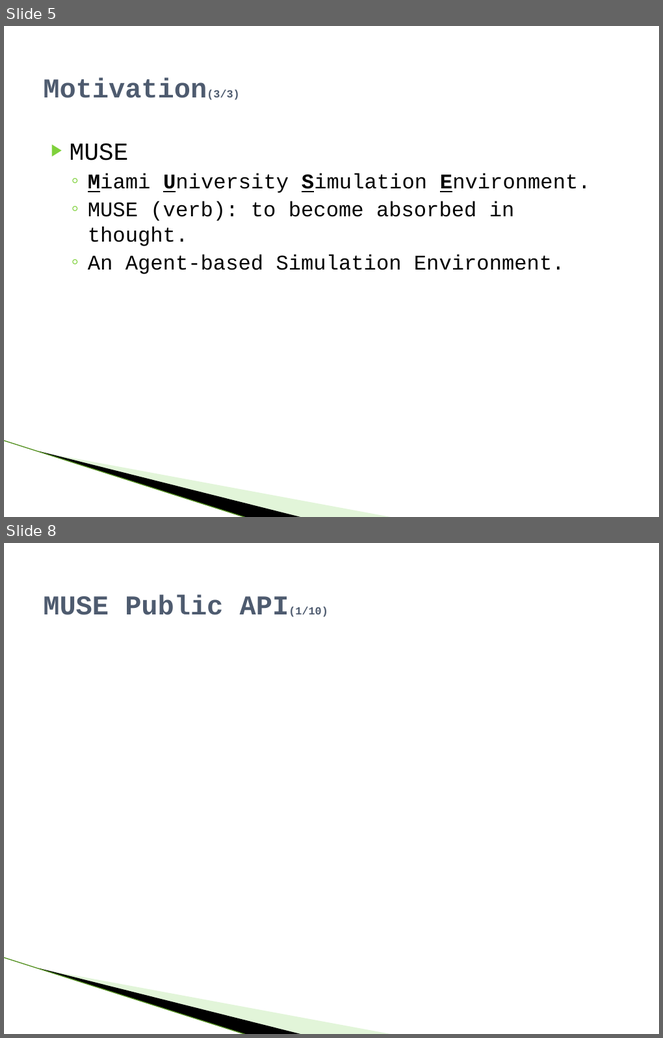
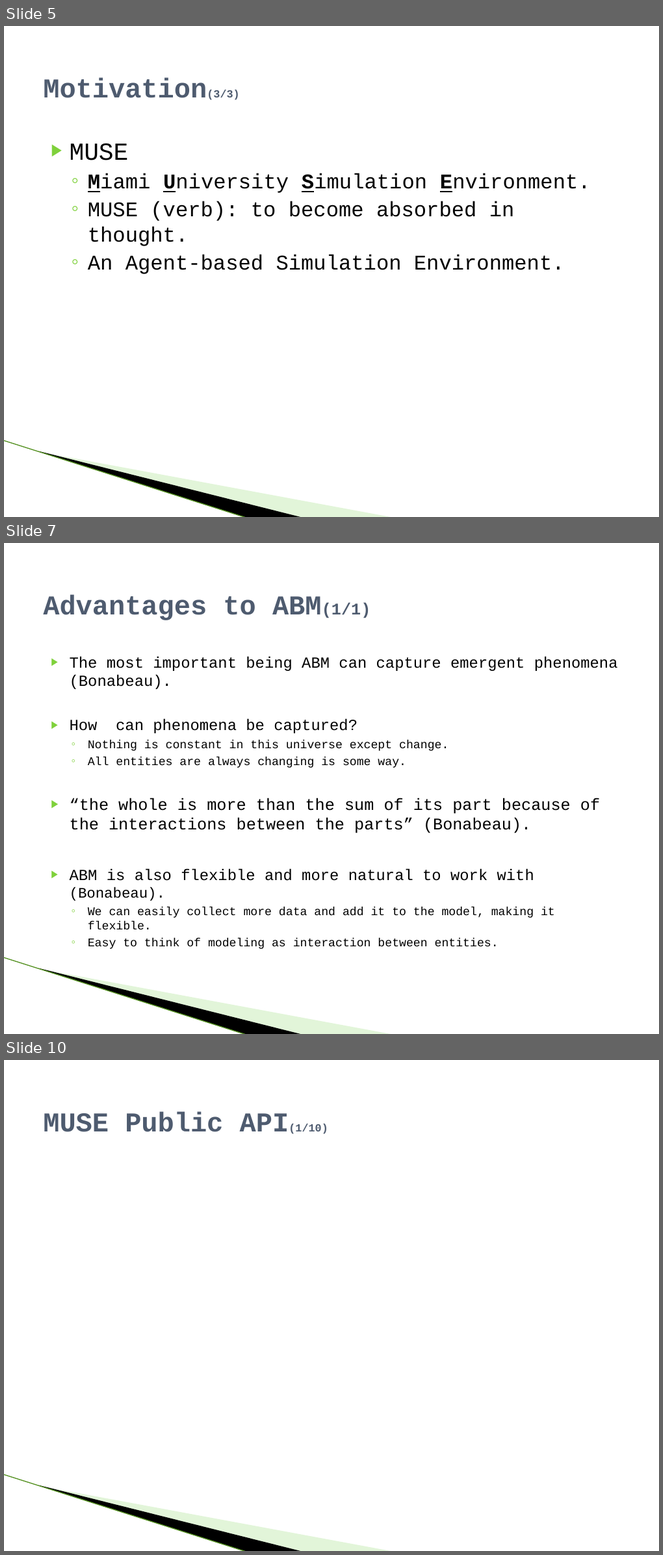
Before and after one commit to raodj/muse, a slide deck: Thesis/MUSE_Defense_presentation.pptx. Shown one above the other, each under a label of ours: slides 5 and 8 before the commit, slides 5, 7 and 10 after it; the slides between them are not shown. The pictures are 663x1038 and 663x1555 pixels, drawn with LibreOffice and Linux fonts; fonts in the diff are those of the drawing; background and template pictures are left out. Boxes give left, top, right and bottom in pixels: in the first picture for what was removed or moved away, otherwise in the second. Text is boxed around its words. In the diff, an @@ line names an element or a change of style, - is before the commit and + after.

```diff
--- a/Thesis/MUSE_Defense_presentation.pptx
+++ b/Thesis/MUSE_Defense_presentation.pptx
@@ slide 7 added at bbox=[4, 543, 659, 1034], background #FFFFFF; not listed: 3 template elements that a slide beside it also shows @@
@@ title added at bbox=[43, 594, 371, 620], 30 pt, text #4E5B6F, bold @@
+Advantages to ABM(1/1)
@@ text added at bbox=[70, 656, 618, 949], 13 pt, text #000000 @@
+▶ The most important being ABM can capture emergent phenomena (Bonabeau).
+▶ How can phenomena be captured?
+  ◦ Nothing is constant in this universe except change.
+  ◦ All entities are always changing is some way.
+▶ “the whole is more than the sum of its part because of the interactions between the parts” (Bonabeau).
+▶ ABM is also flexible and more natural to work with (Bonabeau).
+  ◦ We can easily collect more data and add it to the model, making it flexible.
+  ◦ Easy to think of modeling as interaction between entities.
@@ what was slide 8 is now slide 10 @@
```
Also in this commit, not shown: 3 slides changed, 3 other slides added, 2 slides removed.
